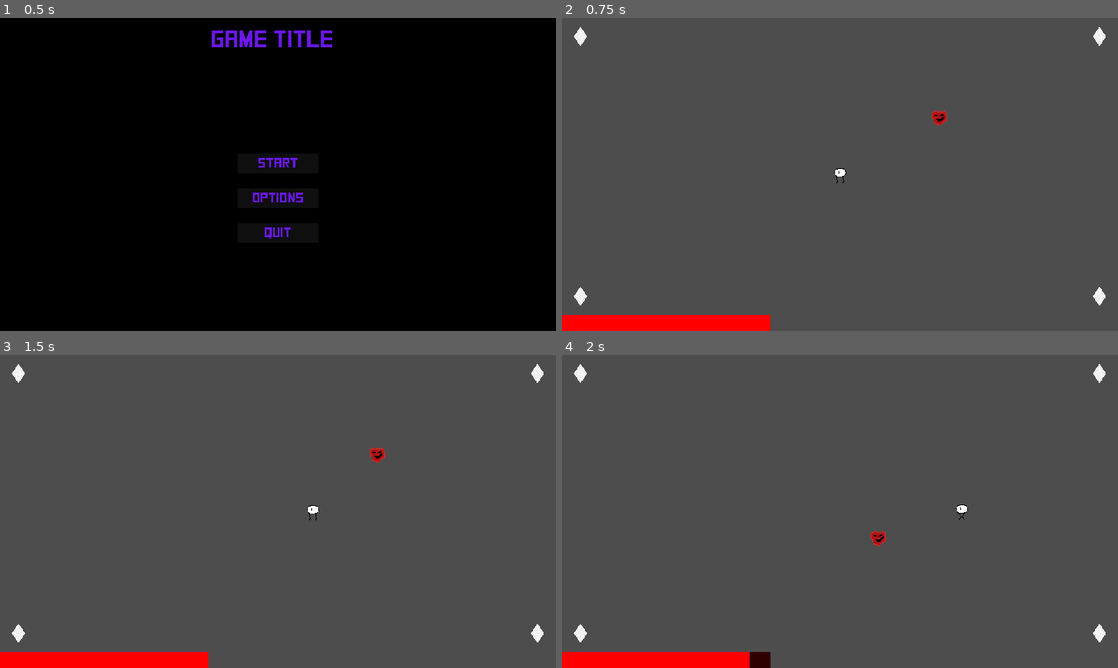
Above: before the commit, frames 1-4 (two rows, left to right).
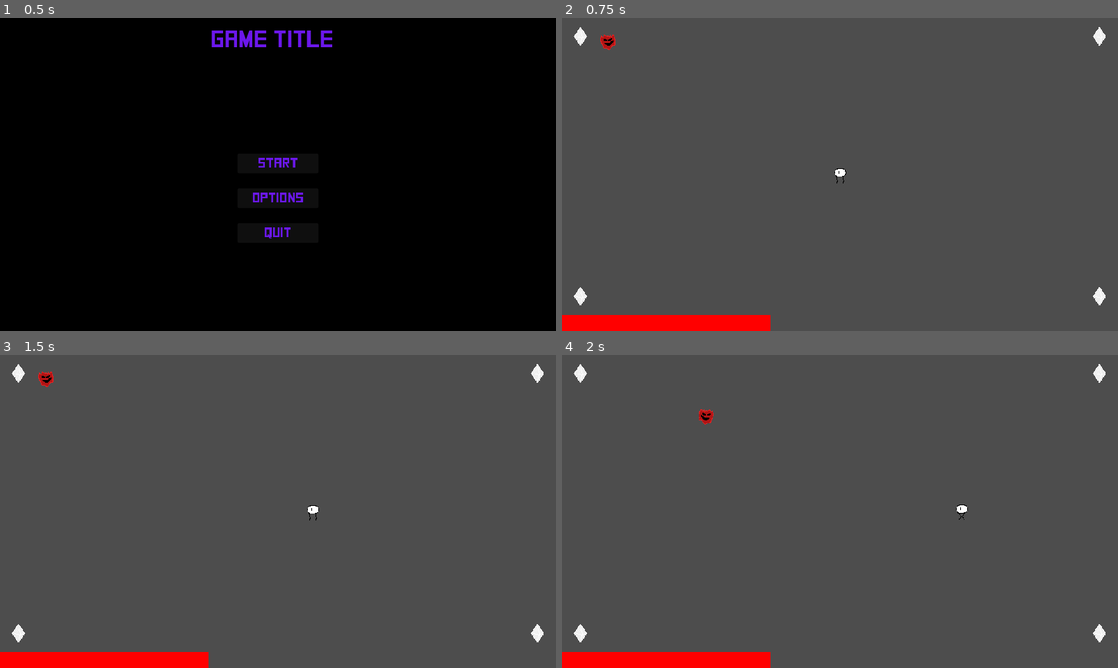
Above: after the commit, the same moments.

Repository: Dovodx/ld55
Game: Godot game, scene res://Scenes/main_menu.tscn
The game is run twice, just before and just after one commit, with the same random seed, the same clock (stepped at 60 frames per second) and the same inputs.
Inputs (mouse positions are in pixels of both pictures, inside the frame that each line leads up to):
- Up to frame 1 (0.5 s): no input
- Up to frame 2 (0.75 s): click "Start" at 0.5 s
- Up to frame 3 (1.5 s): tap Enter at 1.25 s; move the mouse to (400, 495) at 1.27 s; hold D (right) from 1.28 s (still down); click (400, 495) at 1.42 s
- Up to frame 4 (2 s): keep holding D (right)

Frame 1 is identical in both runs. In frame 2, 0.2% of the frame differs, in the area x 6-70%, y 5-35%; in frame 3, 0.2%; in frame 4, 0.4%, in the area x 24-59%, y 17-100%.

Commit message:
Fixed spawning (well enough), moving on to new summons

Diff:
--- a/Prefabs/mr_chompy.tscn
+++ b/Prefabs/mr_chompy.tscn
@@ -10,7 +10,7 @@
 size = Vector2(56, 39)
 
 [sub_resource type="RectangleShape2D" id="RectangleShape2D_mvhmk"]
-size = Vector2(44, 41)
+size = Vector2(58, 41)
 
 [sub_resource type="Animation" id="Animation_k6lfu"]
 length = 0.001
@@ -55,9 +55,15 @@
 collision_layer = 2
 script = ExtResource("1_p7kgx")
 
-[node name="attack timer" type="Timer" parent="."]
+[node name="move timer" type="Timer" parent="."]
 process_callback = 0
+wait_time = 0.7
 autostart = true
+
+[node name="attack cooldown" type="Timer" parent="."]
+process_callback = 0
+wait_time = 0.5
+one_shot = true
 
 [node name="CollisionShape2D" type="CollisionShape2D" parent="."]
 visible = false
@@ -70,9 +76,11 @@
 texture = ExtResource("1_kmxrd")
 
 [node name="hitbox" type="Area2D" parent="."]
+collision_layer = 8
+collision_mask = 16
 
 [node name="collider" type="CollisionShape2D" parent="hitbox"]
-position = Vector2(6, 4.5)
+position = Vector2(0, 4.5)
 shape = SubResource("RectangleShape2D_mvhmk")
 
 [node name="AnimationPlayer" type="AnimationPlayer" parent="."]
@@ -81,4 +89,5 @@
 }
 autoplay = "moving"
 
-[connection signal="timeout" from="attack timer" to="." method="_on_attack_timer_timeout"]
+[connection signal="timeout" from="move timer" to="." method="_on_attack_timer_timeout"]
+[connection signal="timeout" from="attack cooldown" to="." method="_on_attack_cooldown_timeout"]
--- a/Scenes/fightscene.tscn
+++ b/Scenes/fightscene.tscn
@@ -1,9 +1,10 @@
-[gd_scene load_steps=31 format=3 uid="uid://ca5avjtsn6egc"]
+[gd_scene load_steps=32 format=3 uid="uid://ca5avjtsn6egc"]
 
 [ext_resource type="Script" path="res://Scripts/PlayerScript.gd" id="1_pqfpr"]
 [ext_resource type="PackedScene" uid="uid://bo153vm1kdfnp" path="res://Prefabs/hud.tscn" id="1_ty0b0"]
 [ext_resource type="Texture2D" uid="uid://duiwftba68fb5" path="res://Sprites/Player/stand 1.png" id="2_jnw6a"]
 [ext_resource type="Texture2D" uid="uid://c2slcior2nwi2" path="res://Sprites/Player/stand 2.png" id="3_4n220"]
+[ext_resource type="PackedScene" uid="uid://c20jxxewgy7e" path="res://Prefabs/mr_chompy.tscn" id="3_78ko7"]
 [ext_resource type="Texture2D" uid="uid://bkywn5lh4e7cr" path="res://Sprites/Player/stand 3.png" id="4_e1gtx"]
 [ext_resource type="Texture2D" uid="uid://bg2vvprx8naqo" path="res://Sprites/Mr. Chompy/effect.png" id="4_vdgsq"]
 [ext_resource type="Texture2D" uid="uid://dwfmxb16r0qwa" path="res://Sprites/Mr. Chompy/stand 2.png" id="5_o1ioh"]
@@ -113,34 +114,22 @@
 tracks/7/type = "value"
 tracks/7/imported = false
 tracks/7/enabled = true
-tracks/7/path = NodePath(".:currentSpeed")
+tracks/7/path = NodePath("sprite root/summon effect:visible")
 tracks/7/interp = 1
 tracks/7/loop_wrap = true
 tracks/7/keys = {
 "times": PackedFloat32Array(0),
 "transitions": PackedFloat32Array(1),
-"update": 0,
-"values": [200.0]
+"update": 1,
+"values": [false]
 }
 tracks/8/type = "value"
 tracks/8/imported = false
 tracks/8/enabled = true
-tracks/8/path = NodePath("sprite root/summon effect:visible")
+tracks/8/path = NodePath("sprite root/summon effect:self_modulate")
 tracks/8/interp = 1
 tracks/8/loop_wrap = true
 tracks/8/keys = {
-"times": PackedFloat32Array(0),
-"transitions": PackedFloat32Array(1),
-"update": 1,
-"values": [false]
-}
-tracks/9/type = "value"
-tracks/9/imported = false
-tracks/9/enabled = true
-tracks/9/path = NodePath("sprite root/summon effect:self_modulate")
-tracks/9/interp = 1
-tracks/9/loop_wrap = true
-tracks/9/keys = {
 "times": PackedFloat32Array(0),
 "transitions": PackedFloat32Array(1),
 "update": 0,
@@ -386,34 +375,22 @@
 tracks/6/type = "value"
 tracks/6/imported = false
 tracks/6/enabled = true
-tracks/6/path = NodePath(".:currentSpeed")
+tracks/6/path = NodePath("sprite root/summon effect:visible")
 tracks/6/interp = 1
 tracks/6/loop_wrap = true
 tracks/6/keys = {
 "times": PackedFloat32Array(0),
 "transitions": PackedFloat32Array(1),
-"update": 0,
-"values": [0.0]
+"update": 1,
+"values": [true]
 }
 tracks/7/type = "value"
 tracks/7/imported = false
 tracks/7/enabled = true
-tracks/7/path = NodePath("sprite root/summon effect:visible")
+tracks/7/path = NodePath("sprite root/summon effect:self_modulate")
 tracks/7/interp = 1
 tracks/7/loop_wrap = true
 tracks/7/keys = {
-"times": PackedFloat32Array(0),
-"transitions": PackedFloat32Array(1),
-"update": 1,
-"values": [true]
-}
-tracks/8/type = "value"
-tracks/8/imported = false
-tracks/8/enabled = true
-tracks/8/path = NodePath("sprite root/summon effect:self_modulate")
-tracks/8/interp = 1
-tracks/8/loop_wrap = true
-tracks/8/keys = {
 "times": PackedFloat32Array(0, 0.25, 0.35, 0.6),
 "transitions": PackedFloat32Array(1, 1, 1, 1),
 "update": 0,
@@ -509,18 +486,6 @@
 "update": 1,
 "values": [true]
 }
-tracks/7/type = "value"
-tracks/7/imported = false
-tracks/7/enabled = true
-tracks/7/path = NodePath(".:currentSpeed")
-tracks/7/interp = 1
-tracks/7/loop_wrap = true
-tracks/7/keys = {
-"times": PackedFloat32Array(0),
-"transitions": PackedFloat32Array(1),
-"update": 0,
-"values": [500.0]
-}
 
 [sub_resource type="AnimationLibrary" id="AnimationLibrary_rf16p"]
 _data = {
@@ -552,15 +517,10 @@
 collision_layer = 2
 motion_mode = 1
 script = ExtResource("1_pqfpr")
-currentSpeed = 200.0
-summons = Array[PackedScene]([null, null, null, null, null])
+summons = Array[PackedScene]([ExtResource("3_78ko7"), null, null, null, null])
 
 [node name="invuln timer" type="Timer" parent="player"]
 process_callback = 0
-one_shot = true
-
-[node name="level reset" type="Timer" parent="player"]
-wait_time = 0.2
 one_shot = true
 
 [node name="sprite root" type="Node2D" parent="player"]
@@ -660,12 +620,18 @@
 [node name="crystal4" parent="crystals" instance=ExtResource("16_1oikx")]
 position = Vector2(928, 480)
 
+[node name="summons" type="Node2D" parent="."]
+
 [node name="enemies" type="Node2D" parent="."]
 
 [node name="spawner" type="Node2D" parent="."]
 script = ExtResource("18_125yl")
 enemy1 = ExtResource("17_a1svn")
 
+[node name="next level timer" type="Timer" parent="spawner"]
+process_callback = 0
+one_shot = true
+
 [connection signal="timeout" from="player/invuln timer" to="player" method="_on_invuln_timer_timeout"]
-[connection signal="timeout" from="player/level reset" to="player" method="_on_level_reset_timeout"]
 [connection signal="area_entered" from="player/hitbox" to="player" method="_on_enemy_hit"]
+[connection signal="timeout" from="spawner/next level timer" to="spawner" method="_on_next_level_timer_timeout"]
--- a/Scripts/CrystalScript.gd
+++ b/Scripts/CrystalScript.gd
@@ -1,4 +1,5 @@
 extends Node
 
 func _on_body_entered(body):
+	if body.name != "player": return
 	body.get_crystal(get_node("."))
--- a/Scripts/Enemy1Script.gd
+++ b/Scripts/Enemy1Script.gd
@@ -1,7 +1,6 @@
 extends CharacterBody2D
 
-
-const SPEED = 550.0
+const SPEED = 500.0
 var dmgAmount = 10
 var angleVariationDeg = 30
 var movementTimer: Timer
@@ -15,8 +14,6 @@
 
 var hitbox: Area2D
 var hurtbox: Area2D
-
-signal take_damage(dmg)
 
 func _ready():
 	dead = false
@@ -47,7 +44,7 @@
 
 func _physics_process(delta):
 	if !dead:
-		velocity *= 0.98
+		velocity *= 0.99
 		sprite.flip_h = velocity.x > 0
 	else:
 		velocity = Vector2.ZERO
--- a/Scripts/MrChompyScript.gd
+++ b/Scripts/MrChompyScript.gd
@@ -1,6 +1,6 @@
 extends CharacterBody2D
 
-var speed = 650.0
+var speed = 500.0
 
 var sprite: Sprite2D
 var spriteRoot: Node2D
@@ -8,16 +8,41 @@
 var lastPhysTime = Time.get_ticks_usec()
 
 var hitbox: Area2D
+var target: Node2D = null
+var player: Node2D
 
 func _ready():
 	sprite = get_node("sprite root/sprite")
-	sprite = get_node("sprite root")
+	spriteRoot = get_node("sprite root")
 	spritePositions[0] = global_position
 	spritePositions[1] = global_position
 
+	hitbox = get_node("hitbox")
+	player = get_node("/root/level/player")
+	hitbox.area_entered.connect(player._on_enemy_hit)
+	hitbox.area_entered.connect(_on_enemy_hit)
+
+func _on_enemy_hit(area):
+	#todo score
+	if area.get_parent().get_parent().name == "enemies":
+		hitbox.set_deferred("monitoring", false)
+		hitbox.set_deferred("monitorable", false)
+		get_node("attack cooldown").start()
+
+func _on_attack_cooldown_timeout():
+	hitbox.set_deferred("monitoring", true)
+	hitbox.set_deferred("monitorable", true)
+
+func _process(delta):
+	var timeDiff = (Time.get_ticks_usec() - lastPhysTime) / 1000000.0
+	var lerpWeight = timeDiff / (1.0 / Engine.physics_ticks_per_second)
+	spriteRoot.global_position = spritePositions[0].lerp(
+		spritePositions[1], lerpWeight
+	)
+
 func _physics_process(delta):
-	velocity *= 0.98
-	sprite.flip_h = velocity.x > 0
+	velocity *= 0.99
+	sprite.flip_h = velocity.x < 0
 
 	move_and_slide()
 
@@ -25,11 +50,28 @@
 	spritePositions[1] = global_position
 	lastPhysTime = Time.get_ticks_usec()
 
+func _on_attack_timer_timeout():
+	if target == null or target == player:
+		find_new_target()
+	var attackDir = Vector2.RIGHT
+	if target != null:
+		attackDir = global_position.direction_to(target.global_position)
+	else:
+		attackDir = global_position.direction_to(target.global_position).rotated(deg_to_rad(randi_range(-35, 35)))
+	velocity = attackDir * speed
 
-func _on_attack_timer_timeout():
+func find_new_target():
 	#search for the nearest enemy, EAT
 	var lowestDistance = 999999999999
+	var newTarget: Node2D
 	for enemy in get_node("/root/level/enemies").get_children():
 		if enemy.dead:
-			print("skipping dead enemy")
 			continue
+		var distance = global_position.distance_squared_to(enemy.global_position)
+		if distance < lowestDistance:
+			lowestDistance = distance
+			newTarget = enemy
+	if newTarget != null:
+		target = newTarget
+	else:
+		target = player
--- a/Scripts/PlayerScript.gd
+++ b/Scripts/PlayerScript.gd
@@ -1,7 +1,7 @@
 extends CharacterBody2D
 
 const SPEED = 300.0
-@export var currentSpeed = SPEED
+var currentSpeed = SPEED
 @export var summons: Array[PackedScene]
 
 var maxHealth = 100
@@ -12,8 +12,6 @@
 
 var crystalsCollected = 0
 var summonActive = false
-var canPickup = true
-var levelResetTimer: Timer
 
 var spriteRoot: Node2D
 var spritePositions = [Vector2.ZERO, Vector2.ZERO]
@@ -39,7 +37,6 @@
 	hud = get_node("/root/level/HUD")
 	healthBar = hud.get_node("in-game/health fill")
 	invulnTimer = get_node("invuln timer")
-	levelResetTimer = get_node("level reset")
 
 	spriteRoot = get_node("sprite root")
 	spritePositions[0] = spriteRoot.global_position
@@ -73,10 +70,7 @@
 
 func _unhandled_input(event):
 	if dead: return
-	if event is InputEventMouseButton:
-		Input.set_mouse_mode(Input.MOUSE_MODE_CONFINED_HIDDEN)
-	elif event.is_action_pressed("ui_cancel"):
-		Input.set_mouse_mode(Input.MOUSE_MODE_CONFINED)
+	if event.is_action_pressed("ui_cancel"):
 		pauseGame()
 		#todo unpause with esc
 
@@ -84,14 +78,12 @@
 	pauseBg.visible = true
 	pauseMenu.visible = true
 	get_tree().paused = true
-	Input.set_mouse_mode(Input.MOUSE_MODE_CONFINED)
 
 func unpauseGame():
 	pauseBg.visible = false
 	optionsMenu.visible = false
 	pauseMenu.visible = false
 	get_tree().paused = false
-	Input.set_mouse_mode(Input.MOUSE_MODE_CONFINED_HIDDEN)
 
 func openOptionsMenu():
 	optionsMenu.visible = true
@@ -110,8 +102,6 @@
 	currentSpeed = SPEED
 	invulnerable = true
 	invulnTimer.start()
-	canPickup = false
-	levelResetTimer.start()
 
 func _process(delta):
 	var timeDiff = (Time.get_ticks_usec() - lastPhysTime) / 1000000.0
@@ -150,7 +140,6 @@
 	lastPhysTime = Time.get_ticks_usec()
 
 func get_crystal(crystal):
-	if !canPickup: return
 	crystal.visible = false
 	crystal.set_deferred("monitoring", false)
 	crystal.set_deferred("monitorable", false)
@@ -161,9 +150,7 @@
 		crystalsCollected = 0
 
 func show_summon_menu():
-	canPickup = false
 	get_tree().paused = true
-	Input.set_mouse_mode(Input.MOUSE_MODE_CONFINED)
 	hud.get_node("pause bg").visible = true
 	hud.get_node("summon select").visible = true
 
@@ -175,16 +162,20 @@
 
 func close_summon_menu():
 	get_tree().paused = false
-	Input.set_mouse_mode(Input.MOUSE_MODE_CONFINED_HIDDEN)
 	hud.get_node("pause bg").visible = false
 	hud.get_node("summon select").visible = false
+	get_node("/root/level/spawner").respawn_crystals()
 
 func summon(monsterNum):
+	#todo restore summon effect, push enemies away
 	print("summoning number " + str(monsterNum))
+	var summonToSpawn = summons[monsterNum].instantiate()
+	summonToSpawn.global_position = global_position
+	get_tree().get_root().get_node("level/summons").add_child(summonToSpawn)
 	close_summon_menu()
 
 func _take_damage(body, dmg):
-	if invulnerable: return
+	if invulnerable or body != get_node("."): return
 	get_node("sounds/hurt").play()
 	invulnerable = true
 	invulnTimer.start()
@@ -202,11 +193,9 @@
 	#todo invuln effect
 	invulnerable = false
 
+#todo dmg amount, make enemies have health
 func _on_enemy_hit(area):
 	#todo score
 	if area.get_parent().get_parent().name == "enemies":
 		area.get_parent().die()
 		get_node("sounds/kill").play()
-
-func _on_level_reset_timeout():
-	canPickup = true
--- a/Scripts/SpawnerScript.gd
+++ b/Scripts/SpawnerScript.gd
@@ -6,41 +6,79 @@
 var enemyCount = 0
 #480x270
 var screenCenter = Vector2(480, 270)
+var boundsOffset = 50
+
+var timesBetweenLevels = [10, 10, 15, 15, 15, 15]
+var levelTimer: Timer
 
 var player: Node2D
 
 func _ready():
 	player = get_node("/root/level/player")
+	levelTimer = get_node("next level timer")
 	enemyCount = 0
 	next_level()
+	levelTimer.wait_time = timesBetweenLevels[levelNum - 1]
+	levelTimer.start()
 
 func spawn_enemy():
 	enemyCount += 1
 	var enemyToSpawn = enemy1.instantiate()
-	var distanceFromCenter = randi_range(110, 200)
-	var angle = randi_range(0, 360)
-	var distanceVector = Vector2(distanceFromCenter, 0)
-	distanceVector = distanceVector.rotated(deg_to_rad(angle))
-	distanceVector.x *= 16.0 / 9.0
-	enemyToSpawn.global_position = screenCenter + distanceVector
+	#todo ensure enemies spawn away from player and within level bounds
+	enemyToSpawn.global_position = get_point_away_from_player()
 	get_tree().get_root().get_node("level/enemies").add_child(enemyToSpawn)
 
 func enemy_dead():
+	#todo not sure if I'll need this, but an enemy cap isn't a bad idea
 	enemyCount -= 1
-	if enemyCount == 0:
-		next_level()
-	elif enemyCount < 0:
+	if enemyCount < 0:
 		print("ERROR: Enemy count below 0?")
 
 func next_level():
 	levelNum += 1
 	player.next_level()
-	player.global_position = screenCenter
+	#todo more interesting waves, enemy variety
+	for i in levelNum:
+		call_deferred("spawn_enemy")
+
+func respawn_crystals():
+	var num = 0
 	for crystal in get_node("/root/level/crystals").get_children():
+		#todo randomize positions away from player
 		crystal.visible = true
 		crystal.set_deferred("monitoring", true)
 		crystal.set_deferred("monitorable", true)
+		crystal.global_position = get_point_away_from_player()
+		num += 1
 
-	#todo more interesting waves, enemy variety
-	for i in levelNum:
-		call_deferred("spawn_enemy")
+func get_point_away_from_player():
+	var quadrant = Vector2.ONE
+	if player.global_position.x < 960 / 2.0:
+		quadrant.x = -1
+	if player.global_position.y < 540 / 2.0:
+		quadrant.y = -1
+
+	var flipx = randi_range(0, 1)
+	var flipy = randi_range(0, 1)
+	if flipx == 0 and flipy == 0:
+		flipx = 1
+		flipy = 1
+	var pos = quadrant
+	if flipx:
+		pos.x *= -1
+	if flipy:
+		pos.y *= -1
+
+	var xroll = randf_range(0.15, 0.45)
+	var yroll = randf_range(max(xroll, 0.3), 0.45)
+	pos.x *= 960 * xroll
+	pos.y *= 540 * yroll
+	pos += screenCenter
+
+	return pos
+
+func _on_next_level_timer_timeout():
+	next_level()
+	#levelTimer.wait_time = timesBetweenLevels[min(levelNum - 1, timesBetweenLevels.size() - 1)]
+	levelTimer.wait_time = 10
+	levelTimer.start()
Not shown, changed: notes.txt
